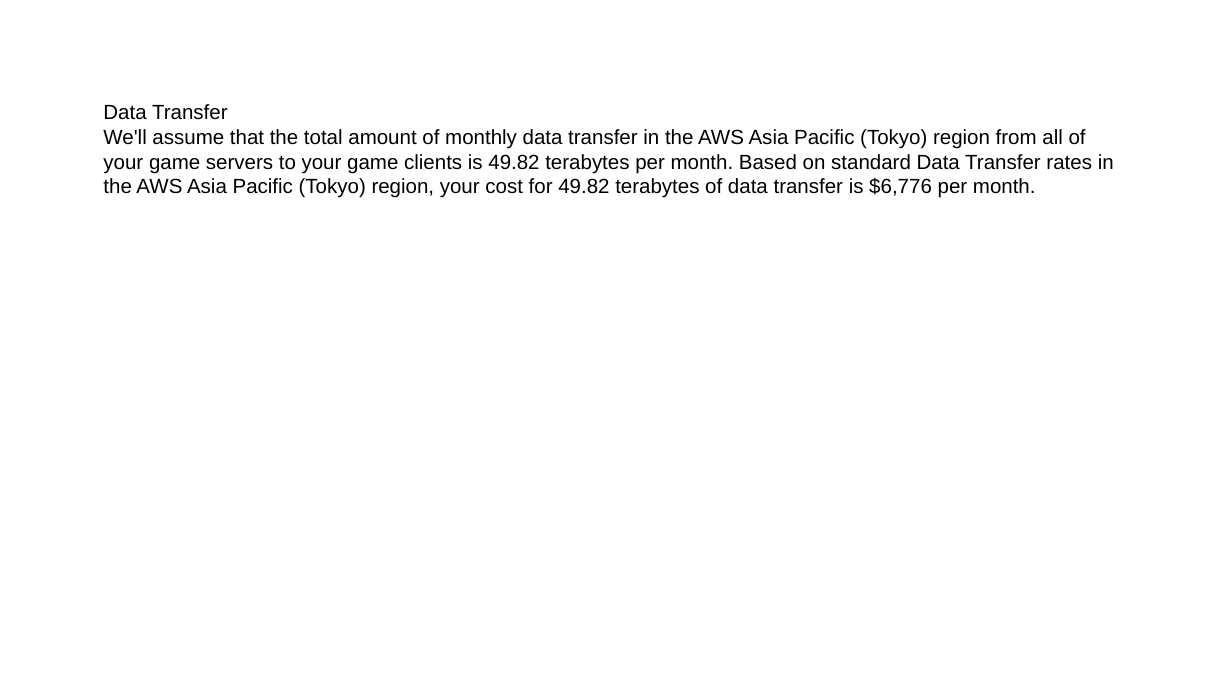
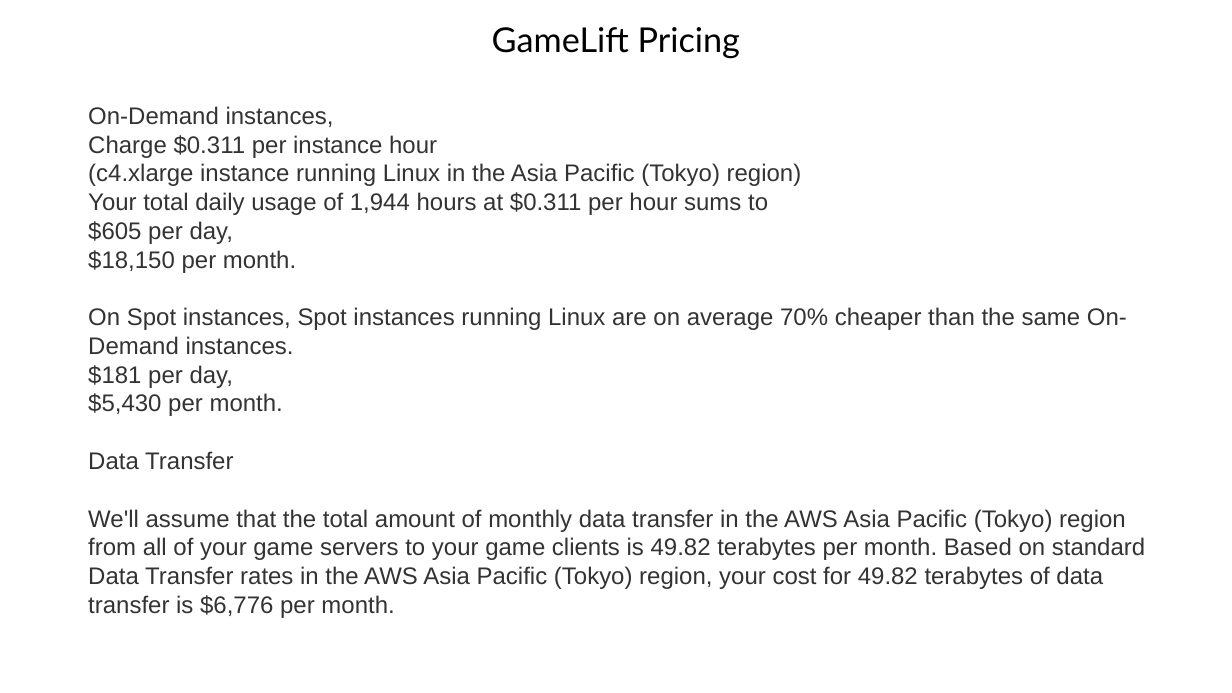
Before and after one commit to SaurabhYadav388/misc_works, a slide deck: slide 43 of Cloud_PPT/Knowledge Sharing PPT.pptx (slide 44 before the commit). Drawn at 1232x693 pixels with LibreOffice and Linux fonts; fonts in the diff are those of the drawing. Boxes give left, top, right and bottom in pixels: in the first picture for what was removed or moved away, otherwise in the second. Text is boxed around its words. In the diff, an @@ line names an element or a change of style, - is before the commit and + after.

```diff
--- a/Cloud_PPT/Knowledge Sharing PPT.pptx
+++ b/Cloud_PPT/Knowledge Sharing PPT.pptx
@@ text added at bbox=[492, 27, 740, 58], 20 pt, text #000000 @@
+GameLift Pricing
@@ text "On-Demand instances, Charge $0.311 per ...": place and size @@
-text "On-Demand instances, Charge $0.311 per ..." at bbox=[103, 104, 1114, 198]
+text "On-Demand instances, Charge $0.311 per ..." at bbox=[88, 106, 1145, 618]
@@ text at bbox=[88, 106, 1127, 470]: text changed; size 12 to 14 pt; text colour #000000 to #333333 @@
-Data Transfer
+On-Demand instances,
+Charge $0.311 per instance hour
+(c4.xlarge instance running Linux in the Asia Pacific (Tokyo) region)
+Your total daily usage of 1,944 hours at $0.311 per hour sums to
+$605 per day,
+$18,150 per month.
+On Spot instances, Spot instances running Linux are on average 70% cheaper than the same On-Demand instances.
+$181 per day,
+$5,430 per month.
+Data Transfer
@@ text at bbox=[88, 509, 1145, 618]: size 12 to 14 pt, text colour #000000 to #333333 in "We'll assume that the total amount of ..." @@
```
Also in this commit, not shown: 3 other slides changed, 1 slide added, 3 slides removed.
